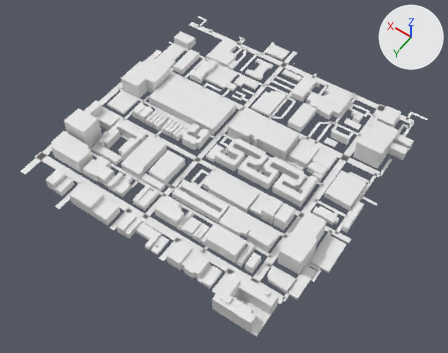
Two versions of the glTF model app/public/world/tiles/-5_0.lod1.glb, one commit apart.
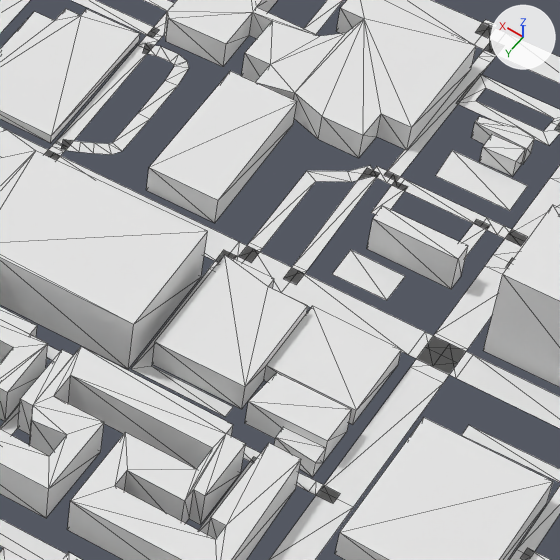
Old and new are each drawn whole from a 50 mm lens placed at (-2649.0, 333.0, 806.0), pointed at (-2277.0, -189.0, -14.0) and again close up on the part from 58% to 82% of the width and 25% to 56% of the height. Lighting does not change. The marker at upper right points along +X, +Y and +Z. The last two pictures show the newer version. The close-ups show mesh edges as thin lines. Where no turn or scale is listed for an object, it has been applied to the vertices. Vertices at exactly the same position are counted once.

Names of what the first close-up shows: 'buildings', 'ground'.
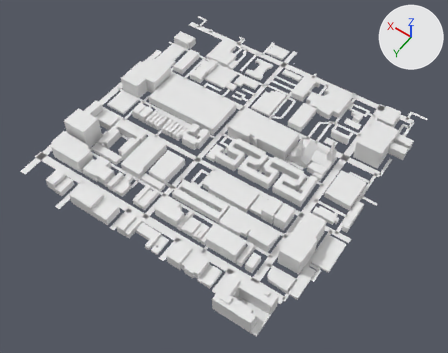
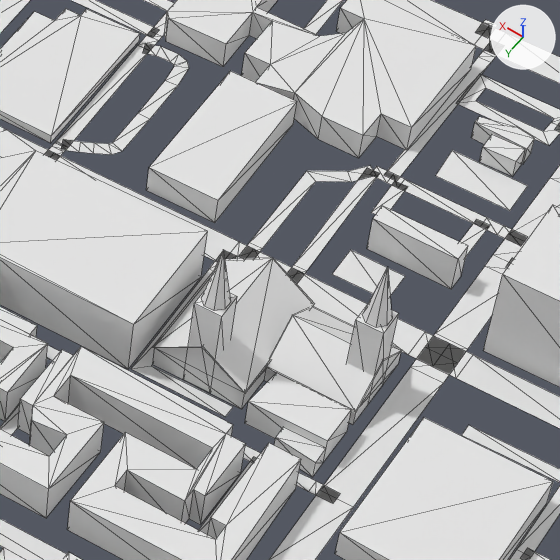
Where the newer file only moved an object's origin or applied its transform, the numbers keep the older frame.

Where the change shows, as pixel boxes [x1, y1, x2, y2] in the close-ups (560 x 560 px):
part 1 of me_buildings, added: after [347, 305, 399, 393]
part 2 of me_buildings, added: after [187, 291, 237, 393]
part 3 of me_buildings, built on: before [152, 255, 401, 425]; after [152, 250, 403, 425]

What the commit changed:
me_buildings is used by ob_buildings; location (-2260.5, -240.6, 22.8).
me_buildings had 1337 vertices, 1912 faces and spanned x -252.0..252.0, y -262.0..262.0, z -23.0..23.0.
me_buildings now has 1389 vertices, 1960 faces and spans x -252.0..252.0, y -262.0..262.0, z -23.0..40.0.
me_buildings part 1: the loose piece of 8 vertices spanning x -156.0..-123.0, y -78.0..-47.0, z -23.0..-15.0 is copied, and the copy is scaled about its middle by (0.303, 0.326, 4.69), then moved by (-11.0, 0.0, 14.0); it spans x -156.0..-146.0, y -68.0..-58.0, z -23.0..13.0.
me_buildings part 2: the loose piece of 8 vertices spanning x -75.0..-46.0, y -152.0..-96.0, z -23.0..-11.0 is copied, and the copy is scaled about its middle by (-0.374, -0.18, 3.36), then moved by (-46.0, 87.0, 13.0); it spans x -112.0..-102.0, y -42.0..-32.0, z -23.0..16.0.
Part 3, on me_buildings:
6 vertices are removed from x -156.0..-89.0, y -78.0..-32.0, z -15.0..-11.0.
18 faces are deleted.
4 vertices in x -124.0..-108.0, y -78.0..-33.0, z -11.0 move by (0.0, 0.0, -3.0).
42 vertices are added at x -157.0..-88.0, y -79.0..-31.0, z -16.0..40.0.
46 new faces join them.
